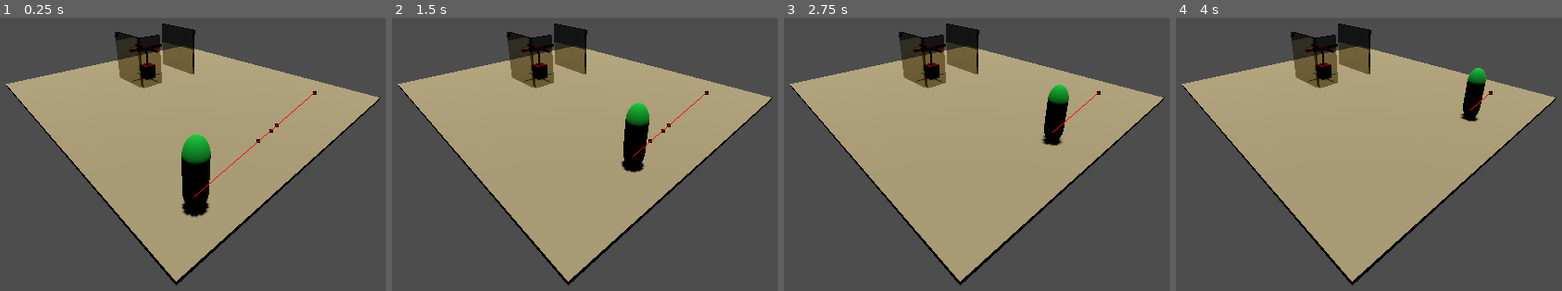
Above: before the commit, frames 1-4 (left to right).
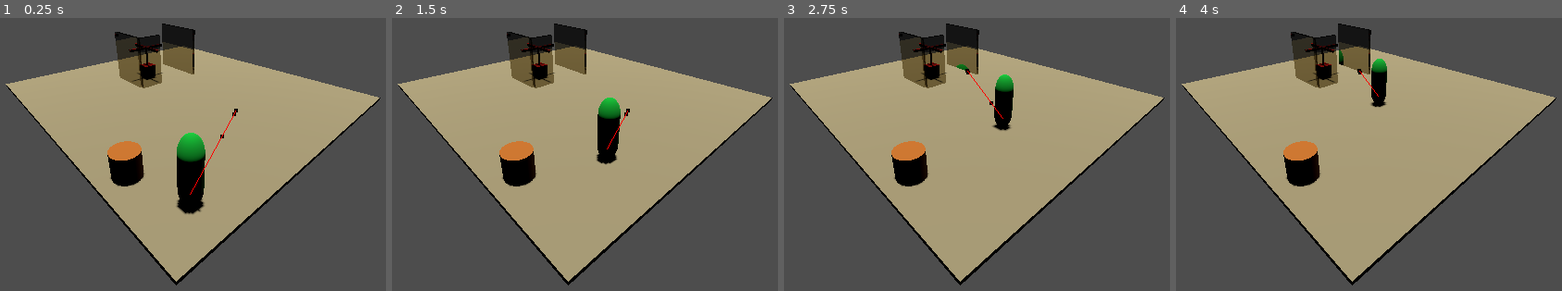
Above: after the commit, the same moments.

Repository: Aledrao/smartQueue
Game: Godot game, scene res://scenes/scene_test.tscn
Two runs of this game, one before a commit and one after it. Both use one fixed random seed, a clock stepped at 60 frames per second and the inputs below.
Inputs (mouse positions are in pixels of both pictures, inside the frame that each line leads up to):
- Up to frame 1 (0.25 s): no input
- Up to frame 2 (1.5 s): move the mouse to (743, 86) at 0.52 s; click (743, 86) at 0.67 s; move the mouse to (434, 129) at 1.27 s; click (434, 129) at 1.42 s
- Up to frame 3 (2.75 s): move the mouse to (outside the picture) at 2.02 s; click (outside the picture) at 2.17 s
- Up to frame 4 (4 s): move the mouse to (1326, 189) at 2.77 s; click (1326, 189) at 2.92 s; move the mouse to (outside the picture) at 3.52 s; click (outside the picture) at 3.67 s

The runs differ from the first frame. In frame 1, 2.5% of the frame differs, in the area x 27-83%, y 26-74%; in frame 2, 4.1%, in the area x 27-83%, y 26-62%; in frame 3, 3.4%; in frame 4, 2.9%.
Error in both runs: Invalid access to property or key 'global_transform' on a base object of type 'InputEventMouseButton'. (res://scripts/scene_test.gd:10)

Commit message:
Configuração básica de movimentação para os personagens.

Diff:
--- /dev/null
+++ b/scenes/TargetArea3D.gd
@@ -0,0 +1,18 @@
+extends Area3D
+
+@onready var area_3d: Area3D = $"."
+
+var changeTarget: bool = false
+
+# Called when the node enters the scene tree for the first time.
+func _ready() -> void:
+	area_3d.body_entered.connect(on_body_entered)
+	$".".connect("body_entered", on_body_entered)
+
+# Called every frame. 'delta' is the elapsed time since the previous frame.
+func _process(delta: float) -> void:
+	pass
+
+func on_body_entered() -> void:
+	changeTarget = true
+	print("ENTROU")
--- a/scenes/scene_test.tscn
+++ b/scenes/scene_test.tscn
@@ -1,9 +1,8 @@
-[gd_scene load_steps=18 format=3 uid="uid://bua3r6qgu4dph"]
+[gd_scene load_steps=19 format=3 uid="uid://bua3r6qgu4dph"]
 
 [ext_resource type="PackedScene" uid="uid://kf3tbha8asww" path="res://scenes/catraca.tscn" id="1_2qhi1"]
 [ext_resource type="Script" path="res://scripts/scene_test.gd" id="1_30ulx"]
 [ext_resource type="PackedScene" uid="uid://dlita51ie45qy" path="res://scenes/character.tscn" id="2_lf52x"]
-[ext_resource type="PackedScene" uid="uid://hvinjlteesgs" path="res://scenes/target.tscn" id="4_j120s"]
 
 [sub_resource type="NavigationMesh" id="NavigationMesh_pgvso"]
 vertices = PackedVector3Array(-7.46945, 0.432667, -2.3092, -4.66945, 0.432667, -2.3092, -4.56945, 0.432667, -2.5092, -3 …(2246 unchanged characters)…
@@ -50,6 +49,12 @@
 
 [sub_resource type="BoxShape3D" id="BoxShape3D_e1ho1"]
 size = Vector3(0.214741, 1.68995, 2.31887)
+
+[sub_resource type="StandardMaterial3D" id="StandardMaterial3D_nuqtb"]
+albedo_color = Color(0.796078, 0.45098, 0.152941, 1)
+
+[sub_resource type="CylinderMesh" id="CylinderMesh_ghbf2"]
+material = SubResource("StandardMaterial3D_nuqtb")
 
 [node name="sceneTest" type="Node3D"]
 script = ExtResource("1_30ulx")
@@ -138,7 +143,7 @@
 transform = Transform3D(1, 0, 0, 0, 1, 0, 0, 0, 1, 1.06298, 0, 0.0958225)
 
 [node name="CollisionShape3D" type="CollisionShape3D" parent="NavTarget/Area3D"]
-transform = Transform3D(0.531206, 0, -0.847242, 0, 1, 0, 0.847242, 0, 0.531206, 1.099, 1.38798, 1.34136)
+transform = Transform3D(0.531206, 0, -0.847242, 0, 1, 0, 0.847242, 0, 0.531206, 0.597843, 1.38798, 1.34136)
 shape = SubResource("BoxShape3D_e1ho1")
 
 [node name="NavTarget2" type="Marker3D" parent="."]
@@ -151,10 +156,24 @@
 transform = Transform3D(1, 0, 0, 0, 1, 0, 0, 0, 1, 1.4741, 1.38798, 1.47635)
 shape = SubResource("BoxShape3D_e1ho1")
 
+[node name="NavTarget3" type="Marker3D" parent="."]
+transform = Transform3D(1, 0, 0, 0, 1, 0, 0, 0, 1, -5.96454, 0.425334, -1.55764)
+
+[node name="Area3D" type="Area3D" parent="NavTarget3"]
+transform = Transform3D(1, 0, 0, 0, 1, 0, 0, 0, 1, 0.224267, 0, 0.0958226)
+
+[node name="CollisionShape3D" type="CollisionShape3D" parent="NavTarget3/Area3D"]
+transform = Transform3D(1, 0, 0, 0, 1, 0, 0, 0, 1, -0.176353, 1.92488, 1.47635)
+shape = SubResource("BoxShape3D_e1ho1")
+
 [node name="catraca" parent="." instance=ExtResource("1_2qhi1")]
 transform = Transform3D(-4.37114e-08, 0, 1, 0, 1, 0, -1, 0, -4.37114e-08, -3, 0.495402, 0.11635)
 
-[node name="Target" parent="." instance=ExtResource("4_j120s")]
-transform = Transform3D(1, 0, 0, 0, 1, 0, 0, 0, 1, 5.34039, 0.193713, -4.11086)
+[node name="spawners" type="Node3D" parent="."]
+transform = Transform3D(1, 0, 0, 0, 1, 0, 0, 0, 1, 4.01567, 0, 5.79866)
 
-[editable path="Target"]
+[node name="MeshInstance3D" type="MeshInstance3D" parent="spawners"]
+mesh = SubResource("CylinderMesh_ghbf2")
+
+[connection signal="body_exited" from="NavTarget/Area3D" to="character" method="_on_area_3d_body_exited"]
+[connection signal="body_exited" from="NavTarget2/Area3D" to="character" method="_on_area_3d_body_exited"]
--- a/scenes/target.tscn
+++ b/scenes/target.tscn
@@ -1,4 +1,6 @@
-[gd_scene load_steps=2 format=3 uid="uid://hvinjlteesgs"]
+[gd_scene load_steps=3 format=3 uid="uid://hvinjlteesgs"]
+
+[ext_resource type="Script" path="res://scenes/TargetArea3D.gd" id="1_bu77g"]
 
 [sub_resource type="BoxShape3D" id="BoxShape3D_d7u41"]
 size = Vector3(1, 1.26671, 0.162799)
@@ -8,7 +10,8 @@
 [node name="Area3D" type="Area3D" parent="."]
 collision_layer = 2
 collision_mask = 2
+script = ExtResource("1_bu77g")
 
 [node name="CollisionShape3D" type="CollisionShape3D" parent="Area3D"]
-transform = Transform3D(1, 0, 0, 0, 1, 0, 0, 0, 1, 0, 0.752604, 1.12408)
+transform = Transform3D(1, 0, 0, 0, 1, 0, 0, 0, 1, 0, 0.697696, 0.108873)
 shape = SubResource("BoxShape3D_d7u41")
--- a/scripts/character.gd
+++ b/scripts/character.gd
@@ -5,20 +5,20 @@
 @onready var navigation_agent: NavigationAgent3D = $NavigationAgent3D
 @onready var nav_target: Marker3D = $"../NavTarget"
 @onready var nav_target_2: Marker3D = $"../NavTarget2"
+@onready var nav_target_3: Marker3D = $"../NavTarget3"
 @onready var target: Marker3D = $"../Target"
 @onready var area3dTarget: Area3D = $"../Target/Area3D"
 
-var changeTarget: bool = false
+var changeTarget: int = 0
 var targetArea
 
-func _ready() -> void:
-	area3dTarget.body_exited.connect(_on_body_exited)
-
 func _physics_process(delta: float) -> void:
-	if changeTarget == false:
-		navigation_agent.target_position = target.global_transform.origin
-	else:
+	if changeTarget == 0:
+		navigation_agent.target_position = nav_target.global_transform.origin
+	elif changeTarget == 1:
 		navigation_agent.target_position = nav_target_2.global_transform.origin
+	elif changeTarget == 2:
+		navigation_agent.target_position = nav_target_3.global_transform.origin
 
 	var current_location = global_transform.origin
 	var next_location = navigation_agent.get_next_path_position()
@@ -27,6 +27,6 @@
 	velocity = new_velocity
 	move_and_slide()
 
-func _on_body_exited() -> void:
-	changeTarget = true
+func _on_area_3d_body_exited(body: Node3D) -> void:
+	changeTarget += 1
 	print("ENTROU")
--- a/scripts/scene_test.gd
+++ b/scripts/scene_test.gd
@@ -9,3 +9,6 @@
 		return
 	character.destination = event.global_transform.origin
 	character.create_path()
+
+func _on_body_entered() -> void:
+	print("ENTROU")
Not shown, added: addons/godot-git-plugin/plugin.cfg
Not shown, added: addons/godot-git-plugin/LICENSE
Not shown, added: addons/godot-git-plugin/THIRDPARTY.md
Not shown, added: addons/godot-git-plugin/git_plugin.gdextension
Not shown, added: addons/godot-git-plugin/linux/libgit_plugin.linux.editor.x86_64.so
Not shown, added: addons/godot-git-plugin/macos/libgit_plugin.macos.editor.universal.dylib
Not shown, added: addons/godot-git-plugin/win64/libgit_plugin.windows.editor.x86_64.dll
Not shown, added: addons/godot-git-plugin/win64/libgit_plugin.windows.editor.x86_64.exp
Not shown, added: addons/godot-git-plugin/win64/libgit_plugin.windows.editor.x86_64.lib
